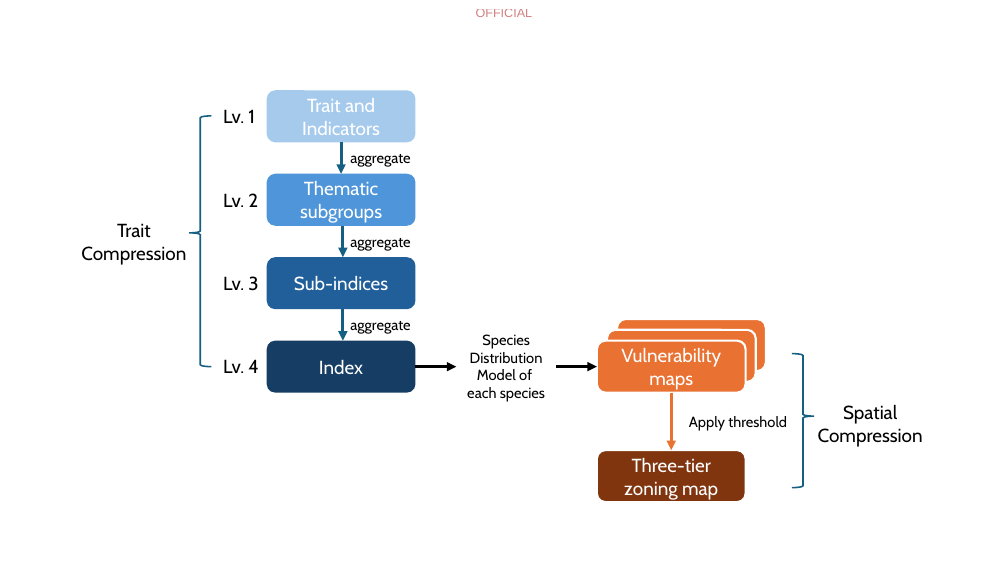
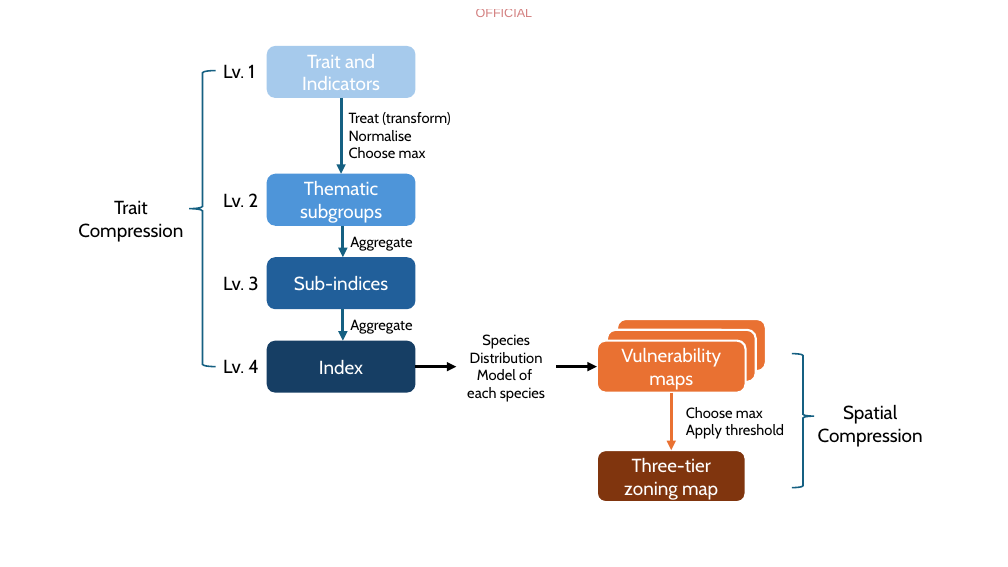
Before and after one commit to eryntw/ProjectGuide, a slide deck: slide 1 of notes/Diagrams.pptx. Drawn at 1008x567 pixels with LibreOffice and Linux fonts; fonts in the diff are those of the drawing. Boxes give left, top, right and bottom in pixels: in the first picture for what was removed or moved away, otherwise in the second. Text is boxed around its words. In the diff, an @@ line names an element or a change of style, - is before the commit and + after.

```diff
--- a/notes/Diagrams.pptx
+++ b/notes/Diagrams.pptx
@@ text "Lv. 1": place and size @@
-text "Lv. 1" at [223, 109, 255, 123]
+text "Lv. 1" at [223, 64, 255, 78]
@@ rounded rectangle "Trait and Indicators": place and size @@
-rounded rectangle "Trait and Indicators" at [267, 90, 416, 142]
+rounded rectangle "Trait and Indicators" at [267, 46, 416, 98]
@@ left brace: place and size @@
-left brace at [189, 116, 211, 367]
+left brace at [189, 70, 216, 367]
@@ arrow moved from (341, 142) - (341, 174) to (341, 98) - (341, 174) @@
@@ text at [349, 112, 450, 159]: text changed @@
-aggregate
+Treat (transform)
+Normalise
+Choose max
@@ text "Trait": place and size @@
-text "Trait" at [81, 223, 186, 265]
+text "Trait" at [78, 200, 183, 242]
@@ text at [350, 236, 412, 251]: text changed @@
-aggregate
+Aggregate
@@ text at [350, 319, 412, 334]: text changed @@
-aggregate
+Aggregate
@@ text "Choose max": place and size @@
-text "Choose max" at [689, 416, 787, 431]
+text "Choose max" at [686, 407, 784, 439]
@@ text at [686, 407, 763, 419]: paragraph added @@
+Choose max
```
Also in this commit, not shown: 17 other files.
